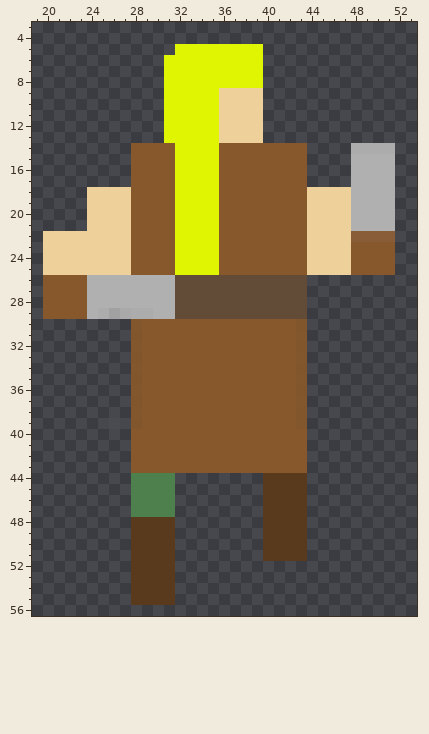
File history of a sprite sheet, src/images/champions/83.png. That is the earlier state.
The file is 71x64 pixels. Pixels under 10% opacity are left out. Colours within 5 levels of each other are drawn and written as one. Shown: x 19..53, y 3..56.
After the commit:
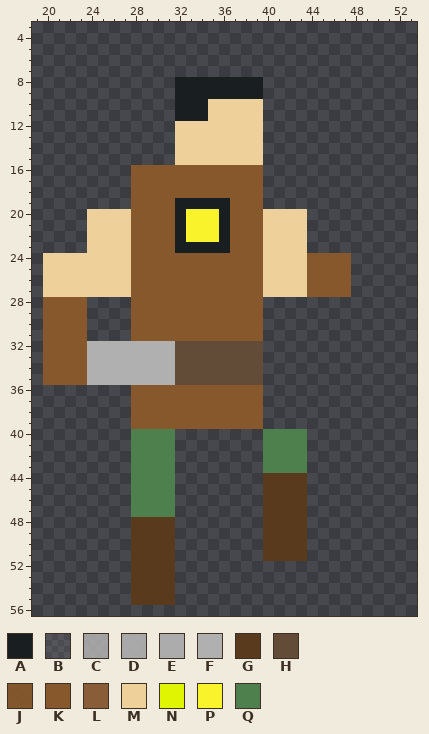
Palette (. is transparent): A #191f20  B #b0b0b020  C #b0b0b0df  D #b0b0b0ee  E #b0b0b0f6  F #b0b0b0  G #593a1d  H #624c37  J #87582cef  K #87582c  L #895d38  M #eed09b  N #e0f502  P #f8f32a  Q #4d804d
Changes in this commit:
Changed rows in their new state; - is an unchanged pixel.
first column x 20:
 5 ------------........------------
 6 -----------.........------------
 7 -----------.........------------
 8 -----------.AAAAAAAA------------
 9 -----------.AAAAAAAA------------
10 -----------.AAAM----------------
11 -----------.AAAM----------------
12 -----------.MMMM----------------
13 -----------.MMMM----------------
14 --------....MMMMMMMM....----....
15 --------....MMMMMMMM....----....
16 ------------KKKK----....----....
17 ------------KKKK----....----....
18 ----....----KKKK----............
19 ----....----AAAAA---............
20 ------------APPPA---MMMM........
21 ------------APPPA---MMMM........
22 ....--------APPPA---MMMM........
23 ....--------AAAAA---MMMM........
24 ------------KKKK----MMMMKKKK....
25 ------------KKKK----MMMMKKKK....
26 MMMMMMMMKKKKKKKKKKKKMMMMKKKK----
27 MMMMMMMMKKKKKKKKKKKKMMMMKKKK----
28 ----....KKKKKKKKKKKK....--------
29 ----....KKKKKKKKKKKK....--------
30 KKKK----K-----------....--------
31 KKKK----K-----------....--------
32 KKKKFFFFFFFFHHHHHHHH....--------
33 KKKKFFFFFFFFHHHHHHHH....--------
34 KKKKFFFFFFFFHHHHHHHH....--------
35 KKKKFFFFFFFFHHHHHHHH....--------
36 --------K-----------....--------
37 --------K-----------....--------
38 --------K-----------....--------
39 ------.-K-----------....--------
40 --------QQQQ........QQQQ--------
41 --------QQQQ........QQQQ--------
42 --------QQQQ........QQQQ--------
43 --------QQQQ........QQQQ--------
Pixel boxes of the changes (left, top, right, bottom) in both pictures:
changed: (43, 44, 395, 473)
